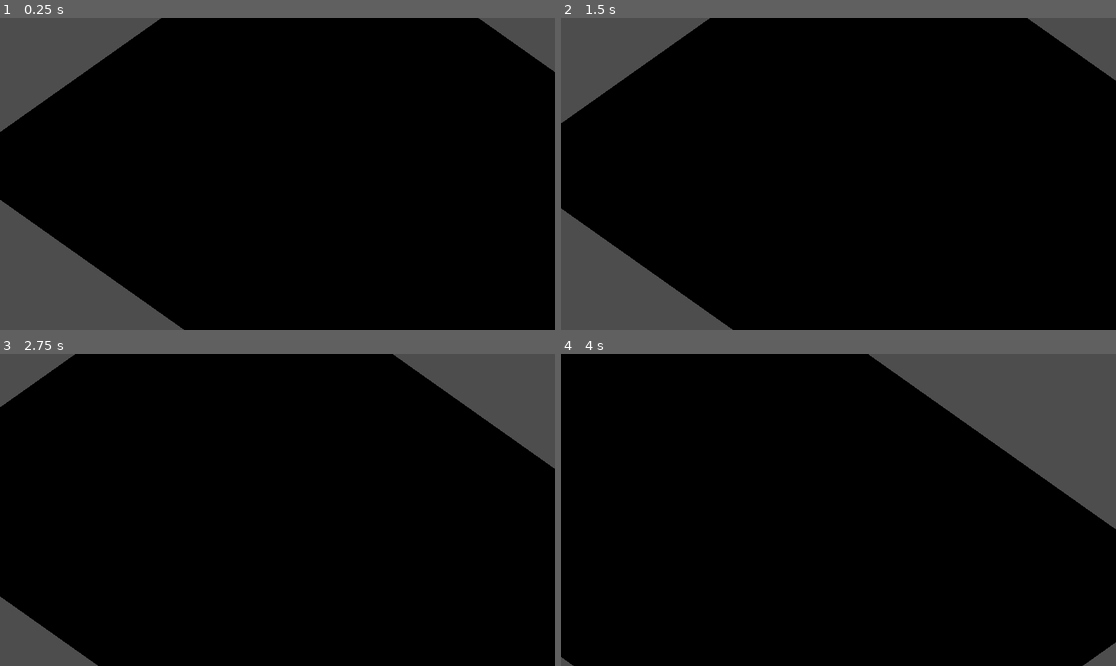
Above: before the commit, frames 1-4 (two rows, left to right).
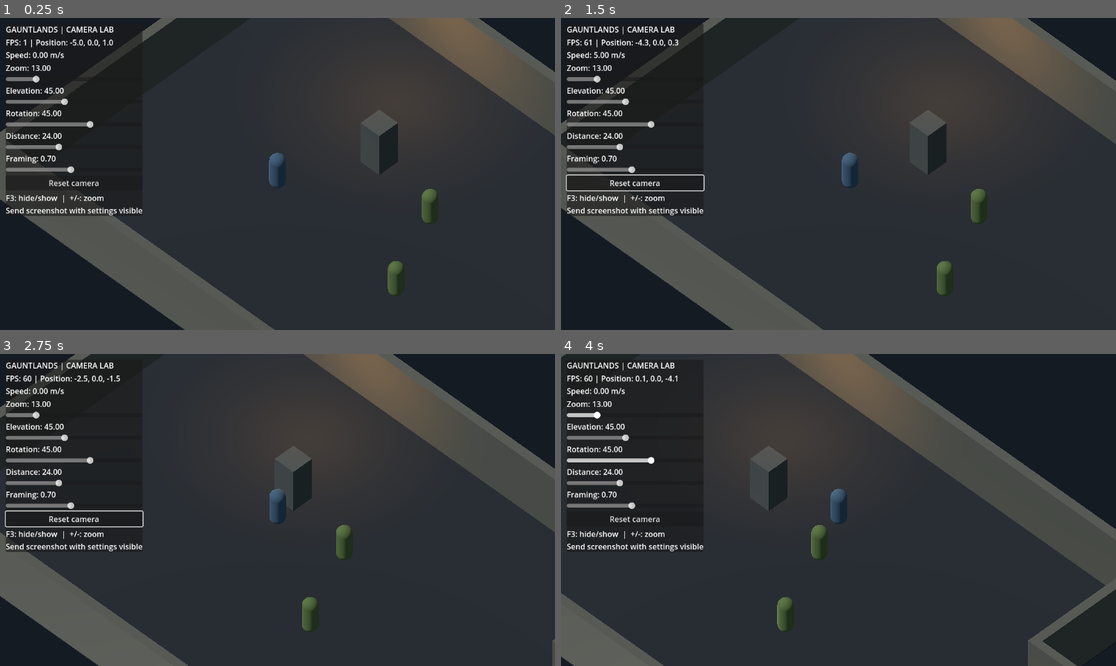
Above: after the commit, the same moments.

Repository: Jonty303/Project-Gauntlands
Game: Godot game, scene res://scenes/experiment_25d.tscn
Two runs of this game, one before a commit and one after it. Both use one fixed random seed, a clock stepped at 60 frames per second and the inputs below. This scene is started directly instead of the project's main scene.
Inputs (mouse positions are in pixels of both pictures, inside the frame that each line leads up to):
- Up to frame 1 (0.25 s): no input
- Up to frame 2 (1.5 s): click (633, 183) at 0.5 s, where only the run after the commit has a clickable "Reset camera"; move the mouse to (960, 158) at 1.27 s; hold D (move_right) from 1.28 s (still down); tap E (target_next) at 1.35 s; click (960, 158) at 1.42 s
- Up to frame 3 (2.75 s): release D (move_right) at 2 s; drag from (166, 525) to (249, 572) at 2.02 s
- Up to frame 4 (4 s): move the mouse to (894, 441) at 2.77 s; hold D (move_right) 2.78-3.5 s; tap Tab (weapon_toggle) at 2.85 s; drag from (810, 572) to (672, 463) at 3.52 s

The runs differ from the first frame. In frame 1, 100% of the frame differs, in the area x 0-100%, y 0-100%; in frame 2, 100%; in frame 3, 100%; in frame 4, 100%.
Error before the commit: Invalid call to function 'configure (via call)' in base 'CanvasLayer (debug_overlay_25d.gd)'. Expected 2 argument(s). (res://scripts/experiment_25d.gd:46)

Commit message:
Add interactive camera laboratory sliders and reproducible settings readout

Diff:
--- a/scripts/debug_overlay_25d.gd
+++ b/scripts/debug_overlay_25d.gd
@@ -1,42 +1,80 @@
 extends CanvasLayer
-## Temporary developer HUD; reusable as a basis for combat/AI diagnostics.
+## Camera tuning and runtime diagnostics for the isolated 2.5D experiment.
 var camera: Camera3D
 var hero: CharacterBody3D
+var experiment: Node3D
 var stats: Label
-var zoom_label: Label
 var panel: PanelContainer
+var readouts: Dictionary = {}
 
-func configure(active_camera: Camera3D, active_hero: CharacterBody3D) -> void:
+func configure(active_camera: Camera3D, active_hero: CharacterBody3D, owner_scene: Node3D) -> void:
     camera = active_camera
     hero = active_hero
+    experiment = owner_scene
 
 func _ready() -> void:
     panel = PanelContainer.new()
-    panel.name = "DebugPanel"
-    panel.position = Vector2(12, 12)
+    panel.position = Vector2(12,12)
     add_child(panel)
     var column := VBoxContainer.new()
     panel.add_child(column)
-    var heading := Label.new()
-    heading.text = "GAUNTLANDS | DEBUG"
-    column.add_child(heading)
+    var title := Label.new()
+    title.text = "GAUNTLANDS | CAMERA LAB"
+    column.add_child(title)
     stats = Label.new()
     column.add_child(stats)
-    var zoom_row := HBoxContainer.new()
-    column.add_child(zoom_row)
-    var minus := Button.new()
-    minus.text = "Zoom -"
-    minus.pressed.connect(_zoom_out)
-    zoom_row.add_child(minus)
-    zoom_label = Label.new()
-    zoom_row.add_child(zoom_label)
-    var plus := Button.new()
-    plus.text = "Zoom +"
-    plus.pressed.connect(_zoom_in)
-    zoom_row.add_child(plus)
+    _add_control(column,"Zoom (orthographic size)","size",6.0,40.0,0.5)
+    _add_control(column,"Elevation (degrees)","camera_elevation",15.0,85.0,1.0)
+    _add_control(column,"Rotation (degrees)","camera_yaw",-180.0,180.0,5.0)
+    _add_control(column,"Follow distance","camera_distance",8.0,50.0,1.0)
+    _add_control(column,"Vertical framing","camera_framing",-4.0,6.0,0.25)
+    var reset := Button.new()
+    reset.text = "Reset camera"
+    reset.pressed.connect(_reset)
+    column.add_child(reset)
     var hint := Label.new()
-    hint.text = "F3: toggle debug | +/-: zoom"
+    hint.text = "F3: hide/show  |  +/-: zoom\nSend screenshot with settings visible"
     column.add_child(hint)
+    _refresh()
+
+func _add_control(column: VBoxContainer, caption: String, property: String, minimum: float, maximum: float, step: float) -> void:
+    var label := Label.new()
+    column.add_child(label)
+    readouts[property] = label
+    var slider := HSlider.new()
+    slider.custom_minimum_size = Vector2(240,0)
+    slider.min_value = minimum
+    slider.max_value = maximum
+    slider.step = step
+    slider.value = _get_value(property)
+    slider.value_changed.connect(func(value: float) -> void:
+        _set_value(property,value)
+        _refresh()
+    )
+    column.add_child(slider)
+    readouts[property + "_slider"] = slider
+
+func _get_value(property: String) -> float:
+    if property == "size":
+        return camera.size
+    return float(experiment.get(property))
+
+func _set_value(property: String, value: float) -> void:
+    if property == "size":
+        camera.size = value
+    else:
+        experiment.set(property,value)
+        experiment.call("_update_camera_transform",true)
+
+func _reset() -> void:
+    _set_value("size",13.0)
+    _set_value("camera_elevation",45.0)
+    _set_value("camera_yaw",45.0)
+    _set_value("camera_distance",24.0)
+    _set_value("camera_framing",0.7)
+    for property in ["size","camera_elevation","camera_yaw","camera_distance","camera_framing"]:
+        var slider: HSlider = readouts[property + "_slider"]
+        slider.set_value_no_signal(_get_value(property))
     _refresh()
 
 func _unhandled_key_input(event: InputEvent) -> void:
@@ -46,20 +84,15 @@
         panel.visible = not panel.visible
         get_viewport().set_input_as_handled()
     elif event.keycode == KEY_EQUAL or event.keycode == KEY_KP_ADD:
-        _zoom_in()
-        get_viewport().set_input_as_handled()
+        _set_value("size",maxf(6.0,camera.size-1.0))
+        _sync_zoom()
     elif event.keycode == KEY_MINUS or event.keycode == KEY_KP_SUBTRACT:
-        _zoom_out()
-        get_viewport().set_input_as_handled()
+        _set_value("size",minf(40.0,camera.size+1.0))
+        _sync_zoom()
 
-func _zoom_in() -> void:
-    if camera != null:
-        camera.size = maxf(6.0, camera.size - 2.0)
-    _refresh()
-
-func _zoom_out() -> void:
-    if camera != null:
-        camera.size = minf(40.0, camera.size + 2.0)
+func _sync_zoom() -> void:
+    var slider: HSlider = readouts["size_slider"]
+    slider.set_value_no_signal(camera.size)
     _refresh()
 
 func _process(_delta: float) -> void:
@@ -70,5 +103,8 @@
     if stats == null or camera == null or hero == null:
         return
     var p := hero.global_position
-    stats.text = "FPS: %d\nPosition: %.1f, %.1f, %.1f\nSpeed: %.2f m/s" % [Engine.get_frames_per_second(), p.x, p.y, p.z, hero.velocity.length()]
-    zoom_label.text = "%.0f" % camera.size
+    stats.text = "FPS: %d | Position: %.1f, %.1f, %.1f\nSpeed: %.2f m/s" % [Engine.get_frames_per_second(),p.x,p.y,p.z,hero.velocity.length()]
+    var captions := {"size":"Zoom","camera_elevation":"Elevation","camera_yaw":"Rotation","camera_distance":"Distance","camera_framing":"Framing"}
+    for property in captions:
+        var label: Label = readouts[property]
+        label.text = "%s: %.2f" % [captions[property],_get_value(property)]
